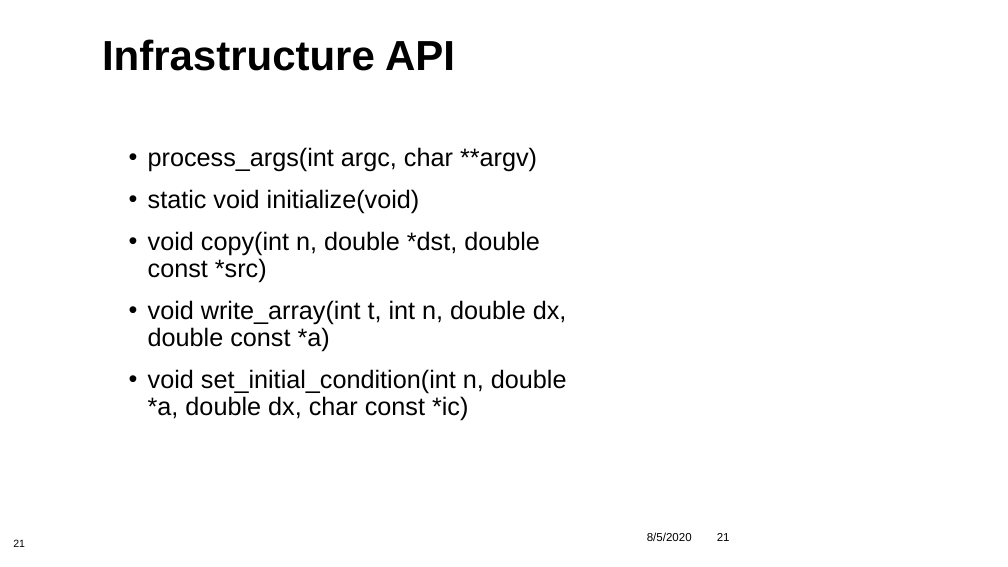
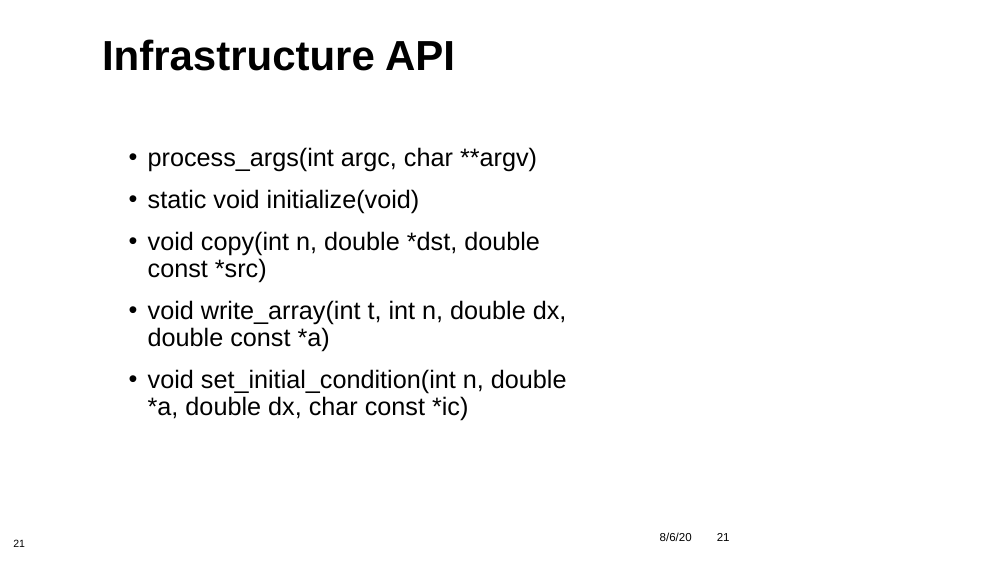
Before and after one commit to betterscientificsoftware/bssw-tutorial, a slide deck: slide 21 of presentations/final-presentations/2020-08-06-atpesc/04-design.pptx. Drawn at 1008x567 pixels with LibreOffice and Linux fonts; fonts in the diff are those of the drawing; background and template pictures are left out. Boxes give left, top, right and bottom in pixels: in the first picture for what was removed or moved away, otherwise in the second. Text is boxed around its words. In the diff, an @@ line names an element or a change of style, - is before the commit and + after.

```diff
--- a/presentations/final-presentations/2020-08-06-atpesc/04-design.pptx
+++ b/presentations/final-presentations/2020-08-06-atpesc/04-design.pptx
@@ text at box(660, 532, 692, 541): text changed @@
-8/5/2020
+8/6/20
```
Also in this commit, not shown: 4 other slides changed, 1 other file.
